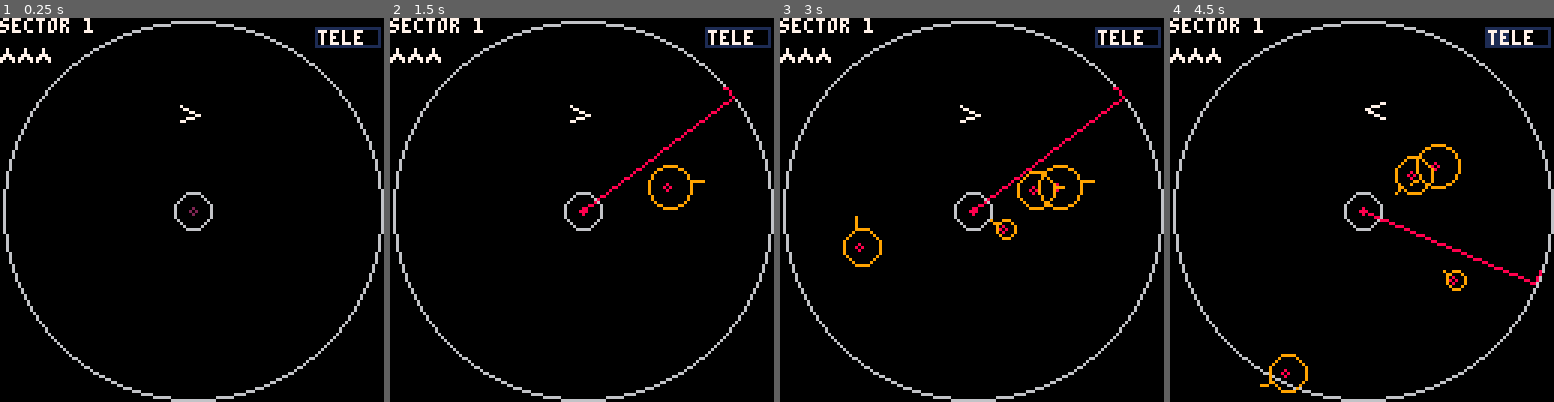
Above: before the commit, frames 1-4 (left to right).
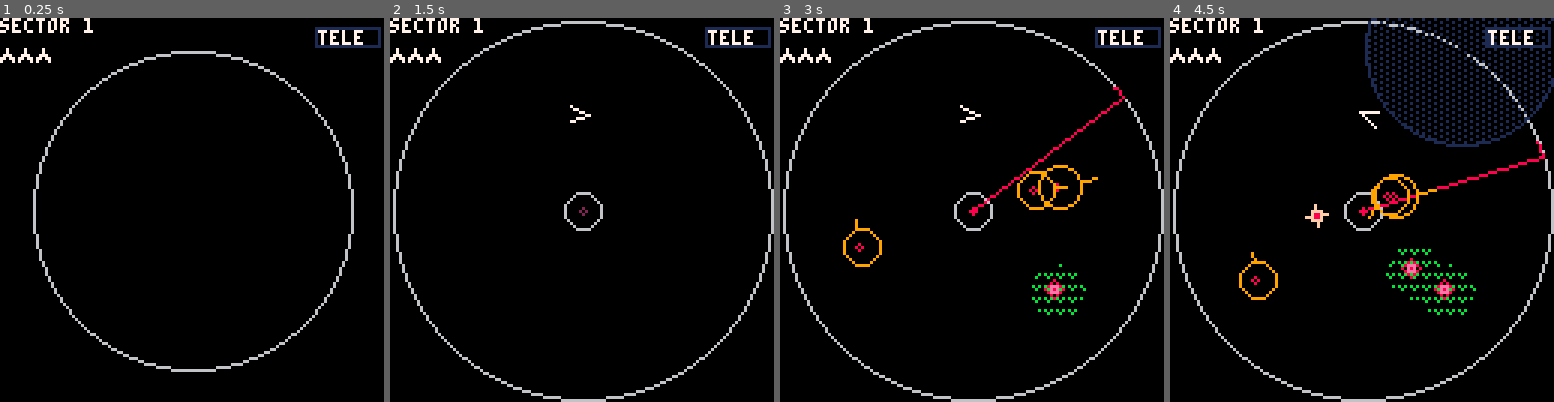
Above: after the commit, the same moments.

Repository: caseylabrack/laser
Game: PICO-8 cartridge laser.p8
Same seed, same stepped clock (60 frames per second), same inputs: the game is played once before the commit and once after it.
Inputs:
- Up to frame 1 (0.25 s): no input
- Up to frame 2 (1.5 s): tap X (X key) at 0.33, 1.07 s; tap O (Z key) at 0.7 s
- Up to frame 3 (3 s): hold Right 1.6-2.1 s; tap O (Z key) every 0.4 s from 1.7 to 2.9 s; tap X (X key) at 1.85, 2.97 s; hold Up 2.15-2.42 s; hold Right from 2.47 s (still down)
- Up to frame 4 (4.5 s): release Right at 3.03 s; hold Left 3.08-3.58 s; tap O (Z key) at 3.3, 3.7, 4.1 s; hold Down 3.63-3.97 s; hold Right from 4.02 s (still down); tap X (X key) at 4.08 s

The runs differ from the first frame. In frame 1, 4.3% of the frame differs, in the area x 0-100%, y 0-100%; in frame 2, 0.7%; in frame 3, 0.6%; in frame 4, 7.1%, in the area x 17-100%, y 0-98%.

Commit message:
some sfx

Diff:
--- a/laser.p8
+++ b/laser.p8
@@ -4,17 +4,20 @@
 -- lasers
 -- casey labrack
 -- todo:
---  single spawn func (async)
---  lives,level restarts
---  mulligan?
 --  bg
 --  nicer shield effect
+-- 	fix flowers spawn out of bounds
+-- 	starfield flyin
+--  timing or lap based enemy
+--  gun rdy
+--  multiple bullets?
+--  optimized bullets
 
 p = {x=80,y=30,dx=0,dy=0,
 					a=.75,t=.25,rt=.05,r=3,
 					friction=.92,
 					hop=25,charge=0,fullcharge=90,
-					enabled=true,controllable=true,
+					enabled=false,controllable=true,
 					thrusting=false}
 ps= {} --player death particles
 lz= {} --lasers
@@ -24,7 +27,7 @@
 fs= {} --flowers
 rs= {} --roids
 b = {x=0,y=0,dx,dy,a=0,r=2,speed=5,enabled=false}
-w = {enabled=false,start=0,duration=100,r=0}
+w = {enabled=false,r=0}
 inner = {x=64,y=64,r=6}
 outer = {x=64,y=64,r=63}
 lvl=1
@@ -62,8 +65,8 @@
 	end
 end
 
-p.charge+=1
 if p.enabled then
+	p.charge+=1
 	if btn(➡️) then p.a=p.a-p.rt end
 	if btn(⬅️) then p.a=p.a+p.rt end
 	if btn(⬆️) and p.charge>p.fullcharge then
@@ -87,6 +90,7 @@
 		b.enabled=true
 		b.x=p.x b.y=p.y b.a=p.a
 		b.dx=cos(b.a)*b.speed b.dy=sin(b.a)*b.speed
+		sfx(11)
 	end
 end
 p.x=p.x+p.dx
@@ -168,13 +172,13 @@
 --homing bomb move
 for h in all(hs) do
 	if h.enabled then
-		local a=atan2(p.x-h.x,p.y-h.y)
+		local a=atan2(p.x-h.x+rnd(4)-2,p.y-h.y+rnd(4)-2)
 		h.dx+=cos(a)*h.t	 h.dy+=sin(a)*h.t
 		h.frametick+=1
 	else
 		h.timer-=1
 		if h.timer<0 then h.enabled=true end
-		sfx(3)
+--		sfx(3)
 	end
 	h.dx*=.97 h.dy*=.97
 	h.x+=h.dx	h.y+=h.dy
@@ -335,7 +339,7 @@
 
 function _draw()
 cls()
-circ(64,64,63,6) -- outer
+if not w.enabled then circ(64,64,63,6) end -- outer
 
 --safe zone
 for z in all(zs) do
@@ -454,6 +458,12 @@
 for i=1,extralives do
 	spr(22,i*6-6,10)
 end
+
+if w.enabled then
+	circfill(64,64,w.r,0)
+	circ(64,64,w.r,6)
+end
+
 --if extralives==1 then
 --	spr(22,0,10)
 --end
@@ -480,23 +490,34 @@
 -->8
 --levels
 lvls={
+	{roids=3,flowers=2,bomb=true,lasers=1,safezone=true},
 	{roids=4,lasers=1},
-	{roids=7,lasers=1,safezone=true},
-	{roids=6,lasers=1,flowers=3},
+	{roids=6,lasers=1,safezone=true},
+	{roids=4,lasers=1,flowers=3},
+	{roids=6,bomb=true},
+	{roids=4,flowers=3,bomb=true},
+	{roids=3,flowers=2,bomb=true,lasers=1,safezone=true},
+	{roids=5,lasers=2},
 	{roids=7,lasers=2,safezone=true},
-	{roids=6,bomb=true},
-	{roids=5,lasers=2},
-	{roids=6,flowers=3,bomb=true},
 }
 
 function spawn(level)
-	lz={}	zs={} hs={} rs={} fs={}
-	b.enabled=false
-	c=15 p.x=64 p.y=32 p.dx=0 p.dy=0 p.charge=0 p.a=0
+	local start=tick
+	local i=10
+	w.enabled=true
+	lz={}	zs={} hs={} rs={} fs={} b.enabled=false
+	while tick-start<30 do
+		local pct=(tick-start)/30
+		pct=easeoutexpo(pct)
+		w.r=63*pct
+		yield()
+	end
+	w.enabled=false
+	c=i p.x=64 p.y=32 p.dx=0 p.dy=0 p.charge=0 p.a=0
 	while c>0 do c-=1 yield() end
 	p.enabled=true
 	for unit,num in pairs(level) do
-		c=15 --countdown spawn interval
+		c=i --countdown spawn interval
 		while true do
 			c-=1
 			if c>0 then goto continue end
@@ -507,10 +528,11 @@
 				r.x=64+cos(a)*d r.y=64+sin(a)*d
 				local to_p=atan2(p.x-r.x,p.y-r.y)
 				local a2=aim_away(to_p,.25)
-				local spd=rnd(2)+.5
+				local spd=rnd(1.25)+.5
 				r.dx=cos(a2)*spd r.dy=sin(a2)*spd
 				r.r=3+rnd(8-3) r.enabled=true
 				add(rs,r)
+				sfx(6)
 				if #rs==num then break end
 			end
 			if unit=="safezone" then
@@ -519,20 +541,23 @@
 				z.x=64+cos(z.a)*63
 				z.y=64+sin(z.a)*63
 				add(zs,z)
+				sfx(10)
 				break
 			end
 			if unit=="lasers" then
 				local a=(1/num)*#lz+.1
 				add(lz,{a=a,x=64+cos(a)*63,y=64+sin(a)*63,speed=.005})
+				sfx(7)
 				if #lz==num then break end
 			end
 			if unit=="bomb" then
 				local a=aim_away(.25,.6)
 				local d=rnd(64-24)+12
 				add(hs,{x=64+cos(a)*d,y=64+sin(a)*d,
-								r=3,dx=0,dy=0,t=.1,
+								r=3,dx=0,dy=0,t=.05,
 								enabled=true,timer=0,
 								frametick=0})
+				sfx(9)
 				break
 			end
 			if unit=="flowers" then
@@ -540,23 +565,25 @@
 				f.tick=flr(rnd(10))
 				f.max=12
 				f.growgoal=30 --grow rate
-				f.br=150 --bud rate
+				f.br=250 --bud rate
 				local r={}
 				local d=12+rnd(63-24)
-				local a=rnd()
-				if abs(a-.25)<.1 then a+=.1+rnd(.2) end
+				local a=aim_away(.25,.1)
+--				local a=rnd()
+--				if abs(a-.25)<.1 then a+=.1+rnd(.2) end
 				r.x=64+cos(a)*d r.y=64+sin(a)*d r.r=9
 				r.growcount=0
 				add(f,r)
 				add(fs,f)
+				sfx(8)
 				if #fs==num then break end
 			end
-			c=15
+			c=i
 			::continue::
 			yield()
 		end
 	end
-	c=15
+	c=i
 	while c>0 do c-=1 yield() end
 end
 
@@ -608,6 +635,14 @@
 		if not f(v) then return false end
 	end
 	return true
+end
+
+function easeoutexpo(x)
+	if x==1 then
+		return 1
+	else
+		return 1-2^(-10*x)
+	end
 end
 __gfx__
 00000000006dd600000000000000000000000000002002000020020000000000000000000000000066666666666666666666666600e000000000e00000000000
Not shown, changed: the music (__music__) section of laser.p8
Not shown, changed: the sound effects (__sfx__) section of laser.p8
